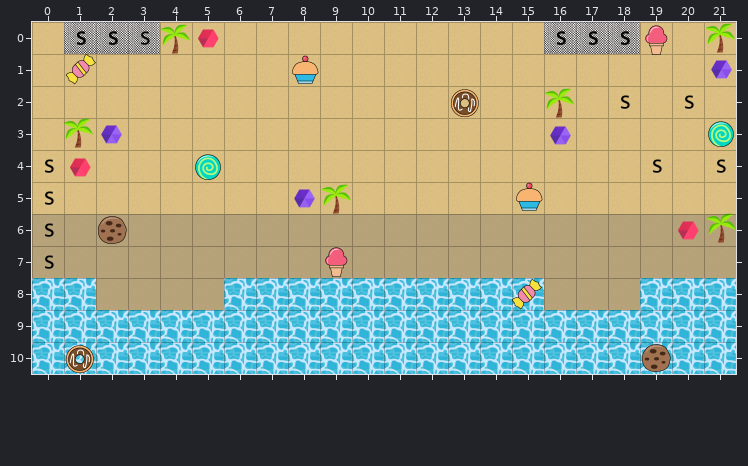
Level history. Tiled map: packages/playground/src/assets/level4.tmx. This is how it looked before the edit.
Cells are 64x64 px. Shown: x 0..21, y 0..10.
The result:
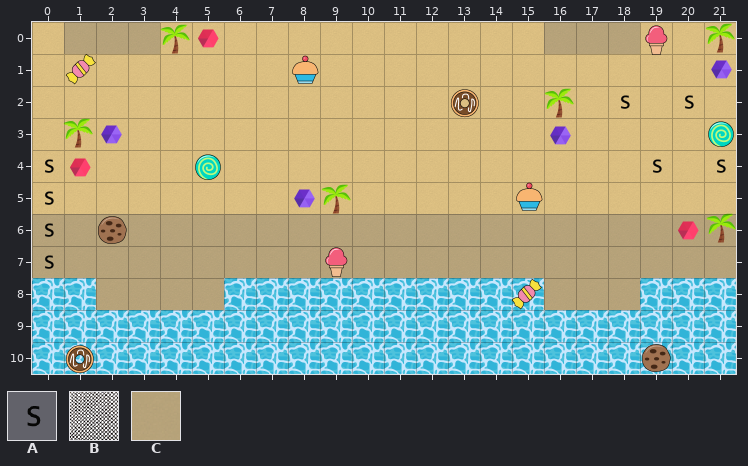
Key: from "my_simple_game": A 10, B 11, C 14.
_ is an empty cell.
Objects are placed by their top-left corner, in cells (3,4 is the top-left corner of cell 3,4); size is 1x1 cell unless given.
See-through tiles are keyed as they look on the map.
Edits made:
Layer "ground":
Tile B gives way to tile C in row 0 at x 1 to 3 and 16 to 18.
Layer "region":
Object A at 16,0 is removed.
Object A at 17,0 is removed.
Object A at 18,0 is removed.
Object A at 1,0 is removed.
Object A at 2,0 is removed.
Object A "team_1" at 3,0 is removed.
Object A "team_1" at 2,0 is removed.
Object A "team_1" at 1,0 is removed.
Object A "team_2" at 16,0 is removed.
Object A "team_2" at 17,0 is removed.
Object A "team_2" at 18,0 is removed.
Changed places in both pictures, as pixel boxes (x1, y1, x2, y2):
changed: (64, 22, 160, 54)
changed: (544, 22, 640, 54)
